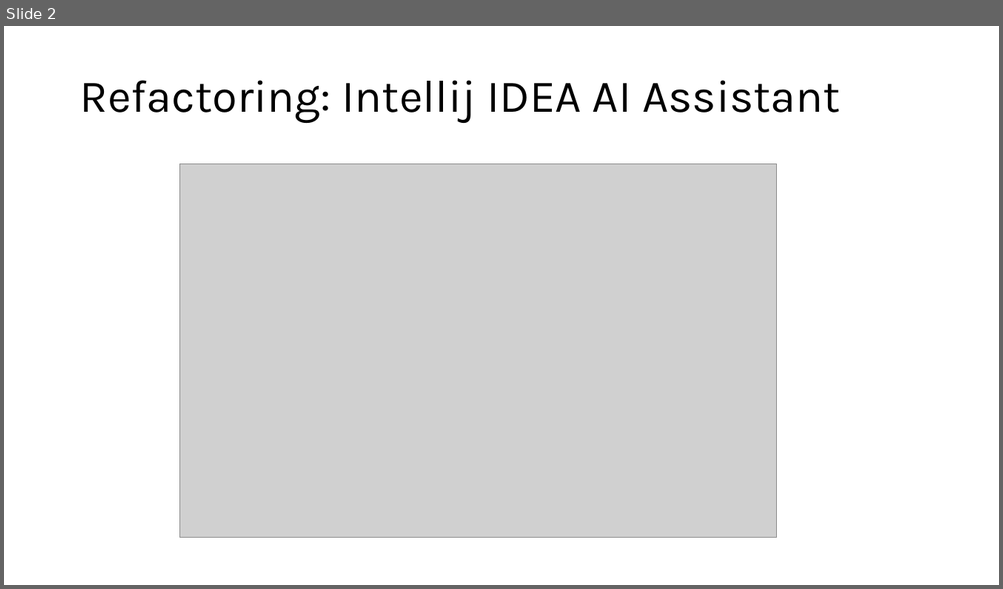
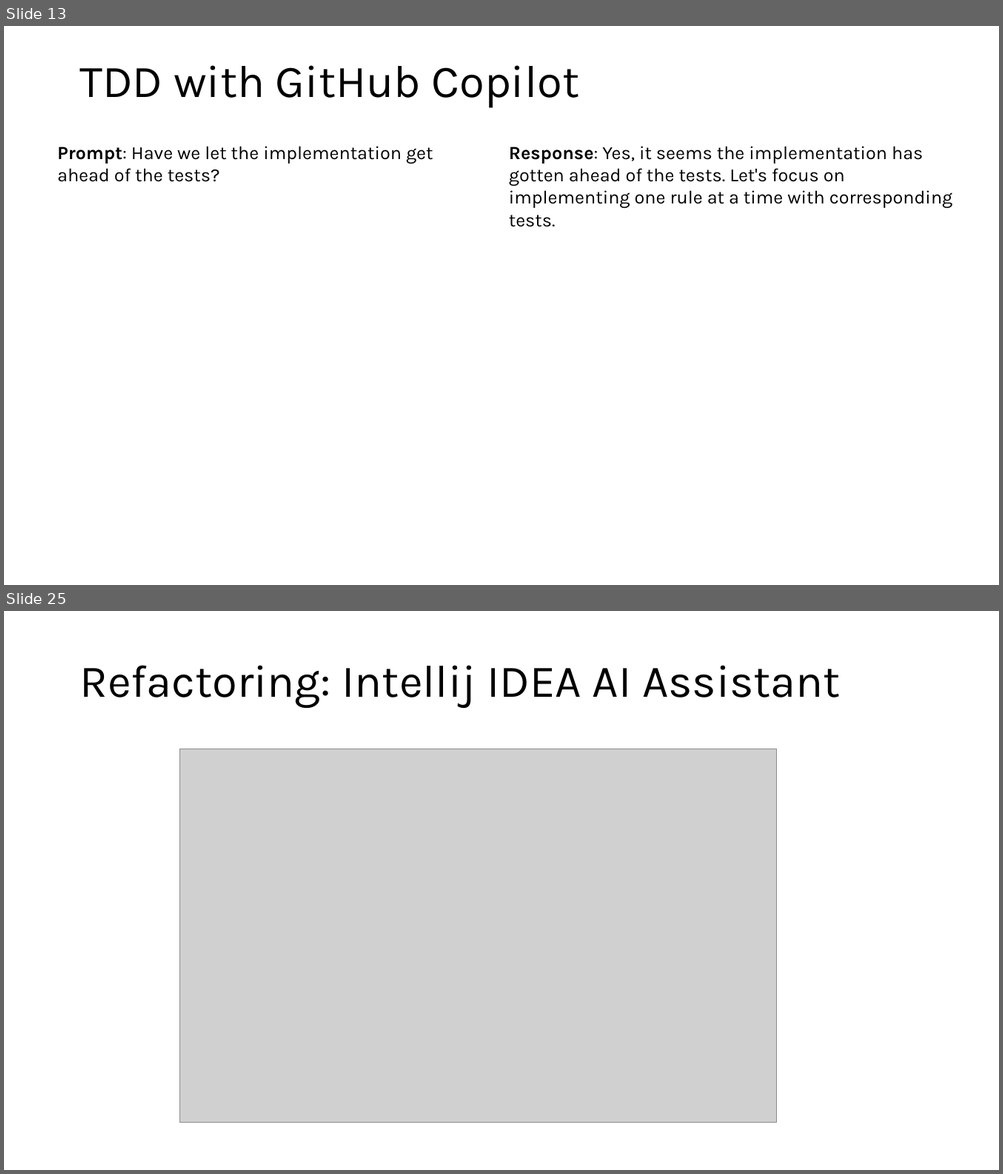
Before and after one commit to steverb1/Decks, a slide deck: refactoring.pptx. Shown one above the other, each under a label of ours: slide 2 before the commit, slides 13 and 25 after it; the slides between them are not shown. The pictures are 1003x589 and 1003x1174 pixels, drawn with LibreOffice and Linux fonts; fonts in the diff are those of the drawing; grey boxes stand for pictures. Boxes give left, top, right and bottom in pixels: in the first picture for what was removed or moved away, otherwise in the second. Text is boxed around its words. In the diff, an @@ line names an element or a change of style, - is before the commit and + after.

```diff
--- a/refactoring.pptx
+++ b/refactoring.pptx
@@ slide 13 added at [4, 26, 999, 585], background #FFFFFF @@
@@ title added at [79, 65, 580, 108], 44 pt, text #000000 @@
+TDD with GitHub Copilot
@@ text added at [57, 146, 433, 182], 18 pt, text #000000 @@
+Prompt: Have we let the implementation get ahead of the tests?
@@ text added at [509, 146, 953, 209], 18 pt, text #000000 @@
+Response: Yes, it seems the implementation has gotten ahead of the tests. Let's focus on implementing one rule at a time with corresponding tests.
@@ what was slide 2 is now slide 25 @@
```
Also in this commit, not shown: 22 other slides added.
